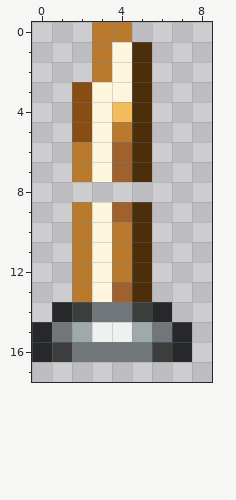
Two states of a pixel-art sprite, Content/Tiles/RelayFixture.png. That is the earlier state.
The file is 18x36 pixels, drawn in blocks of 2x2; one block is one cell here.
After:
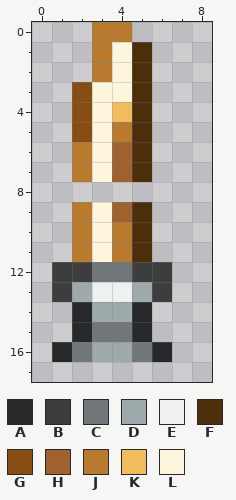
Palette (. is transparent): A #27282a  B #3c3e3e  C #71767a  D #9da9aa  E #eef1f0  F #4c2e0a  G #874d12  H #9f612d  J #b97a2d  K #f1bc5b  L #fdf6dd
Commit: ceaseless clock + fixture resprites
Diff:
y 12: x 1..6 .JLJF. -> BBCCBB
y 13: x 1..6 .JLHF. -> BDEEDB
y 14: x 1..6 ABCCBA -> .ADDA.
y 15: x 0..7 ACDEEDCA -> ..ACCA..
y 16: x 0..1 AB -> .A; x 3..4 CC -> DD; x 6..7 BA -> A.
Boxes around the changes in both pictures, in picture pixels (x1, y1, x2, y2):
changed: (32, 262, 192, 362)
